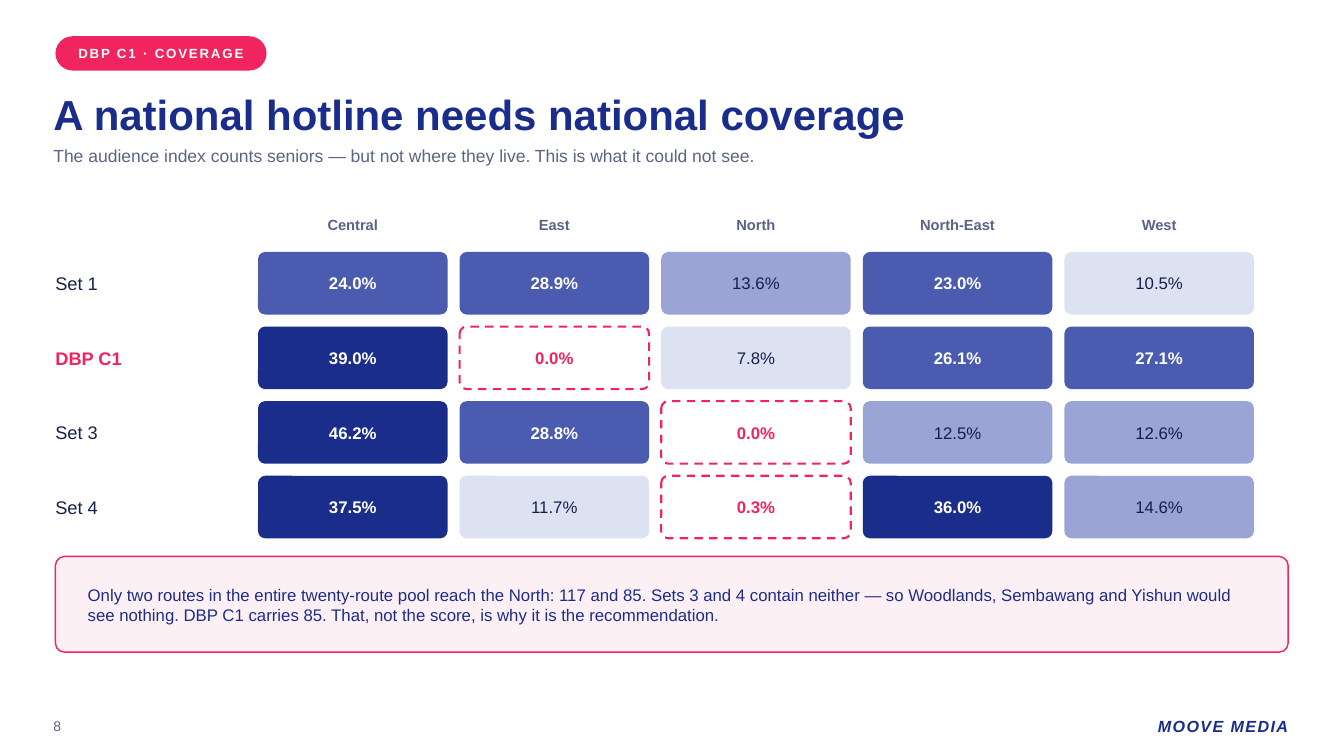
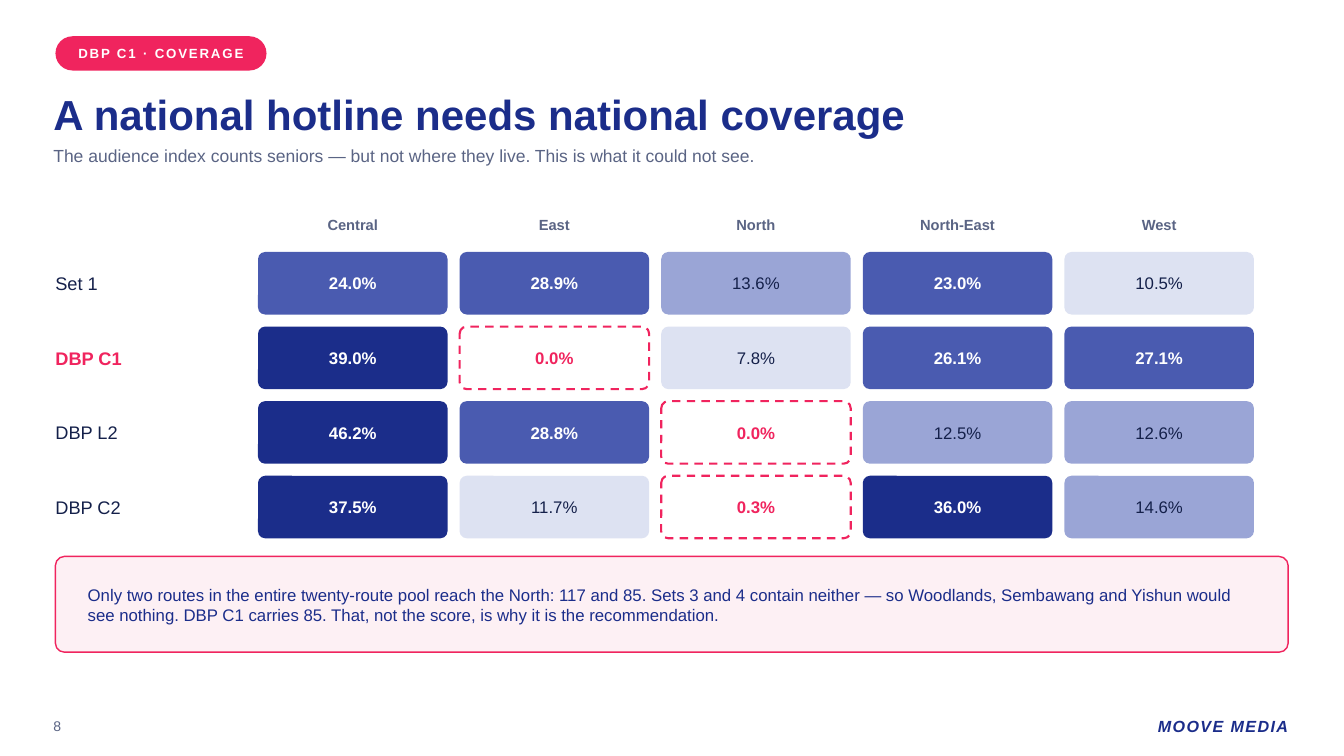
Before and after one commit to saifulanuarsg/sg-transit-atlas, a slide deck: slide 8 of docs/DBP-C1-mindline.pptx. Drawn at 1344x756 pixels with LibreOffice and Linux fonts; fonts in the diff are those of the drawing. Boxes give left, top, right and bottom in pixels: in the first picture for what was removed or moved away, otherwise in the second. Text is boxed around its words. In the diff, an @@ line names an element or a change of style, - is before the commit and + after.

```diff
--- a/docs/DBP-C1-mindline.pptx
+++ b/docs/DBP-C1-mindline.pptx
@@ text at [55,426,117,439]: text changed @@
-Set 3
+DBP L2
@@ text at [55,501,120,514]: text changed @@
-Set 4
+DBP C2
```
Also in this commit, not shown: 8 other slides changed, 8 other files.
